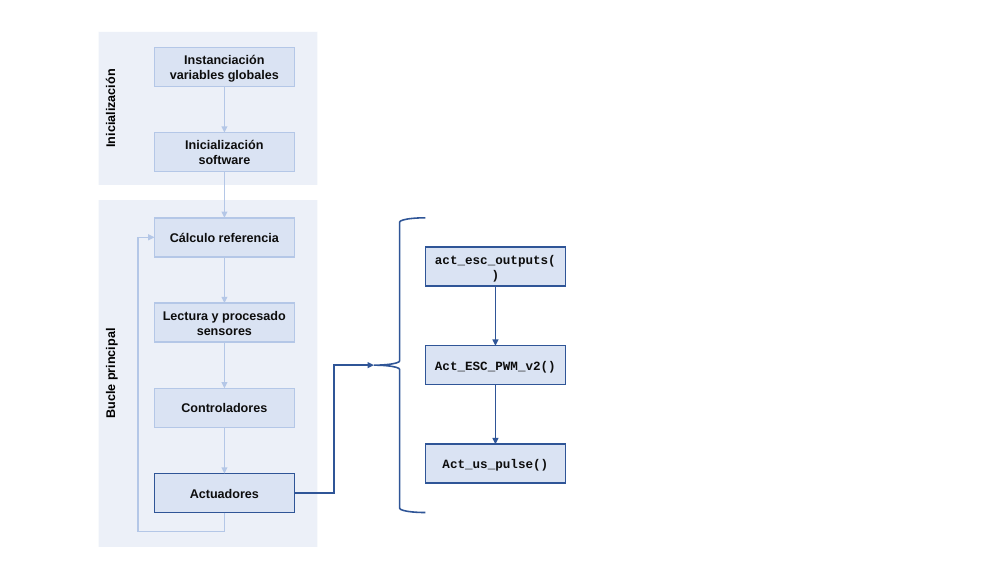
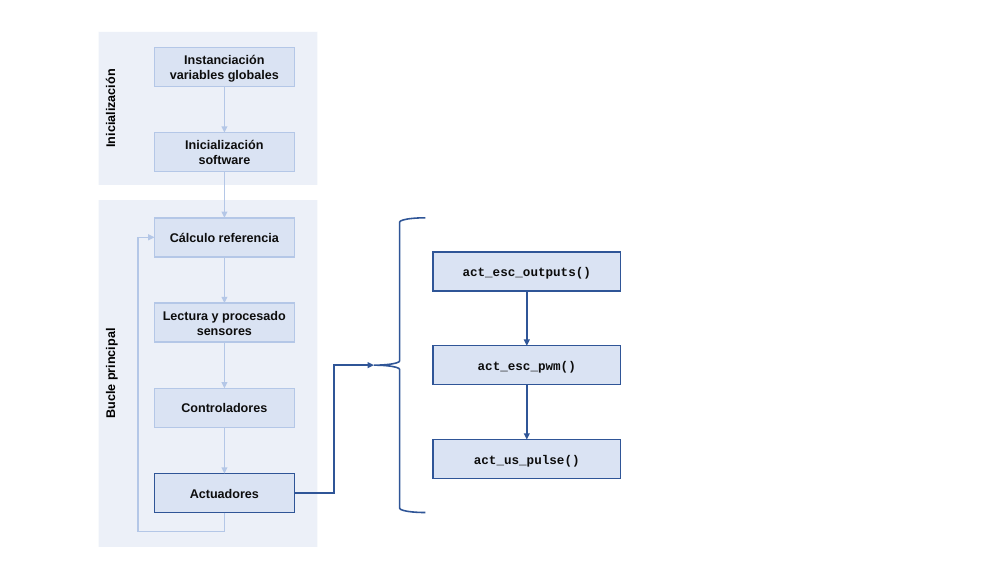
Before and after one commit to leonprietobailo/DroneSTM32F405, a slide deck: slide 7 of doc/schemes.pptx. Drawn at 1008x567 pixels with LibreOffice and Linux fonts; fonts in the diff are those of the drawing. Boxes give left, top, right and bottom in pixels: in the first picture for what was removed or moved away, otherwise in the second. Text is boxed around its words. In the diff, an @@ line names an element or a change of style, - is before the commit and + after.

```diff
--- a/doc/schemes.pptx
+++ b/doc/schemes.pptx
@@ rectangle "act_esc_outputs()": place and size @@
-rectangle "act_esc_outputs()" at (426, 247, 566, 287)
+rectangle "act_esc_outputs()" at (433, 252, 621, 291)
@@ arrow moved from (495, 287) - (495, 346) to (527, 291) - (527, 346) @@
@@ rectangle "act_esc_pwm()": place and size @@
-rectangle "act_esc_pwm()" at (426, 346, 566, 385)
+rectangle "act_esc_pwm()" at (433, 346, 621, 385)
@@ text in rectangle at (478, 361, 576, 373): text changed @@
-Act_ESC_PWM_v2()
+act_esc_pwm()
@@ arrow moved from (495, 385) - (495, 445) to (527, 385) - (527, 439) @@
@@ rectangle "act_us_pulse()": place and size @@
-rectangle "act_us_pulse()" at (426, 445, 566, 484)
+rectangle "act_us_pulse()" at (433, 439, 621, 479)
@@ text in rectangle at (474, 455, 580, 467): text changed @@
-Act_us_pulse()
+act_us_pulse()
```
Also in this commit, not shown: 6 other slides changed, 4 other files.
